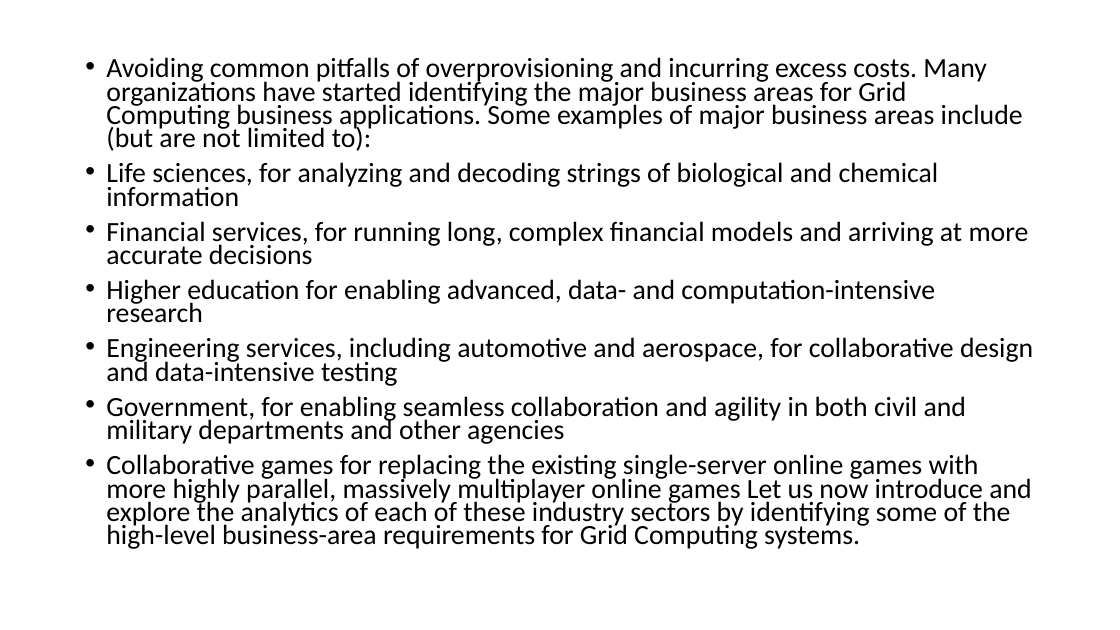
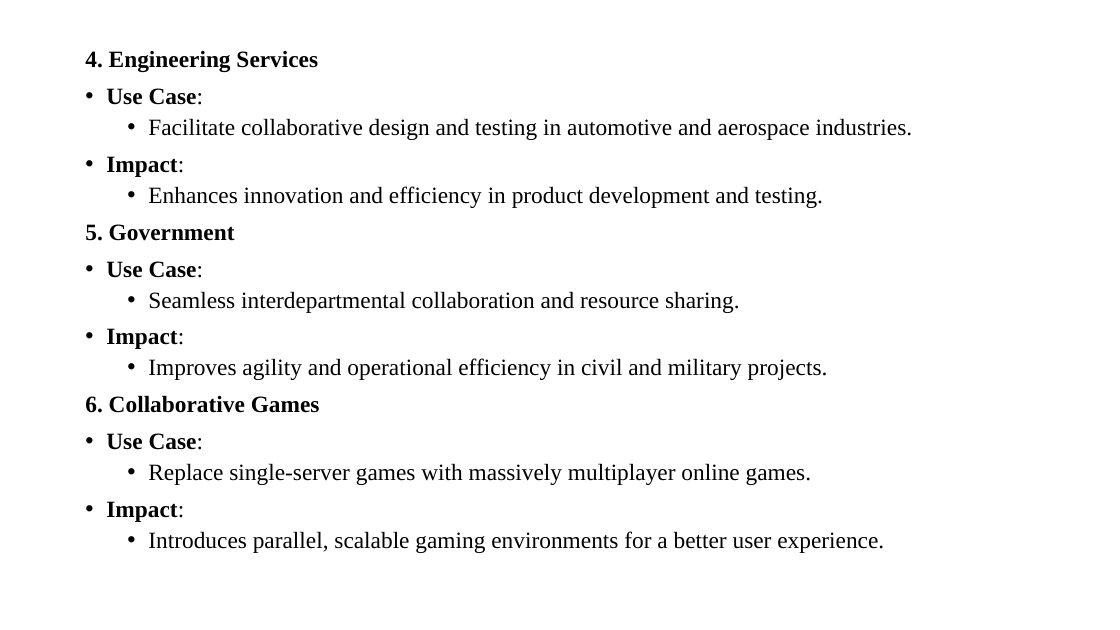
Before and after one commit to CSE-2026/4th-year-sem-2, a slide deck: slide 39 of HPC/UNIT1-PPT.pptx (slide 34 before the commit). Drawn at 1120x630 pixels with LibreOffice and Linux fonts; fonts in the diff are those of the drawing. Boxes give left, top, right and bottom in pixels: in the first picture for what was removed or moved away, otherwise in the second. Text is boxed around its words. In the diff, an @@ line names an element or a change of style, - is before the commit and + after.

```diff
--- a/HPC/UNIT1-PPT.pptx
+++ b/HPC/UNIT1-PPT.pptx
@@ text at box(85, 51, 913, 553): text changed; size 23.8 to 20 pt; font Calibri to Times New Roman @@
-• Avoiding common pitfalls of overprovisioning and incurring excess costs. Many organizations have started identifying the major business areas for Grid Computing business applications. Some examples of major business areas include (but are not limited to):
-• Life sciences, for analyzing and decoding strings of biological and chemical information
-• Financial services, for running long, complex financial models and arriving at more accurate decisions
-• Higher education for enabling advanced, data- and computation-intensive research
-• Engineering services, including automotive and aerospace, for collaborative design and data-intensive testing
-• Government, for enabling seamless collaboration and agility in both civil and military departments and other agencies
-• Collaborative games for replacing the existing single-server online games with more highly parallel, massively multiplayer online games Let us now introduce and explore the analytics of each of these industry sectors by identifying some of the high-level business-area requirements for Grid Computing systems.
+4. Engineering Services
+• Use Case:
+  • Facilitate collaborative design and testing in automotive and aerospace industries.
+• Impact:
+  • Enhances innovation and efficiency in product development and testing.
+5. Government
+• Use Case:
+  • Seamless interdepartmental collaboration and resource sharing.
+• Impact:
+  • Improves agility and operational efficiency in civil and military projects.
+6. Collaborative Games
+• Use Case:
+  • Replace single-server games with massively multiplayer online games.
+• Impact:
+  • Introduces parallel, scalable gaming environments for a better user experience.
```
Also in this commit, not shown: 27 other slides changed, 10 slides added, 4 slides removed, 5 other files.
